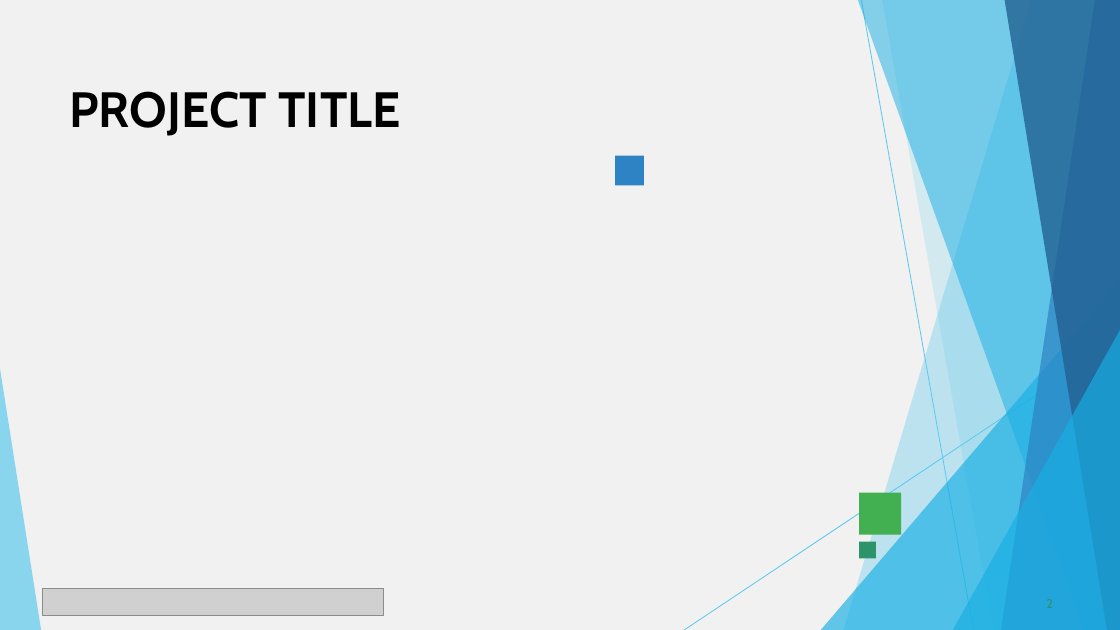
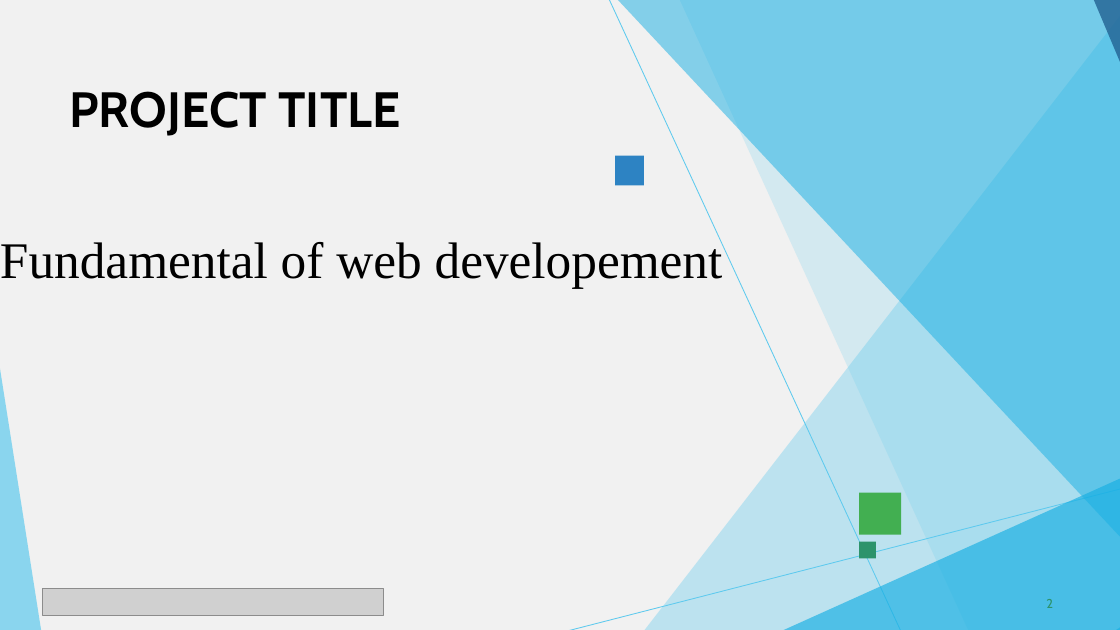
Before and after one commit to karthikagopalsamy28-maker/Karthika, a slide deck: slide 2 of PPT FWD TNSDC 2025 (1).pptx. Drawn at 1120x630 pixels with LibreOffice and Linux fonts; fonts in the diff are those of the drawing; grey boxes stand for pictures. Boxes give left, top, right and bottom in pixels: in the first picture for what was removed or moved away, otherwise in the second. Text is boxed around its words. In the diff, an @@ line names an element or a change of style, - is before the commit and + after.

```diff
--- a/PPT FWD TNSDC 2025 (1).pptx
+++ b/PPT FWD TNSDC 2025 (1).pptx
@@ freeform shape removed at (x1=0, y1=0, x2=1120, y2=630) @@
@@ freeform shape added at (x1=0, y1=0, x2=1120, y2=630), fill #F1F1F1, 44 pt, text #000000 @@
+Fundamental of web developement
@@ freeform shape resized from (x1=844, y1=0, x2=1120, y2=630) to (x1=528, y1=0, x2=1120, y2=630) @@
@@ freeform shape resized from (x1=858, y1=0, x2=1120, y2=630) to (x1=577, y1=0, x2=1120, y2=630) @@
@@ freeform shape resized from (x1=862, y1=1, x2=974, y2=630) to (x1=590, y1=0, x2=970, y2=630) @@
@@ freeform shape resized from (x1=882, y1=0, x2=1120, y2=630) to (x1=660, y1=0, x2=1120, y2=630) @@
@@ group added at (x1=0, y1=0, x2=1120, y2=630): 4 freeform shapes @@
@@ group removed at (x1=685, y1=0, x2=1120, y2=630): 4 freeform shapes @@
@@ freeform shape resized from (x1=821, y1=280, x2=1120, y2=630) to (x1=900, y1=387, x2=1120, y2=630) @@
```
Also in this commit, not shown: 6 other slides changed, 17 slides added, 3 slides removed.
